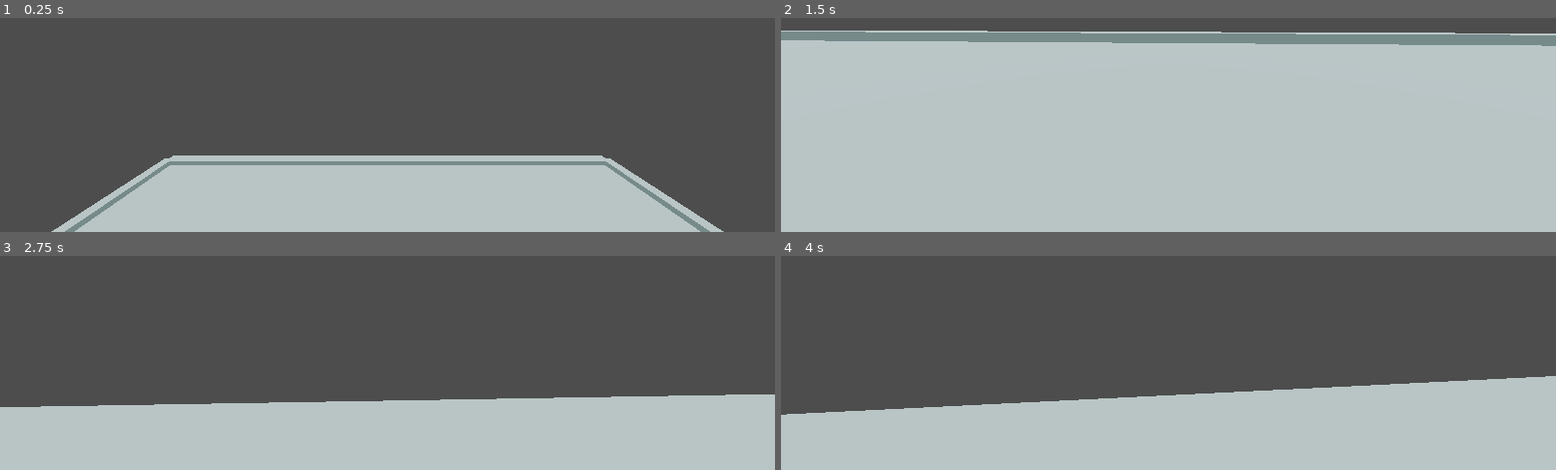
Above: before the commit, frames 1-4 (two rows, left to right).
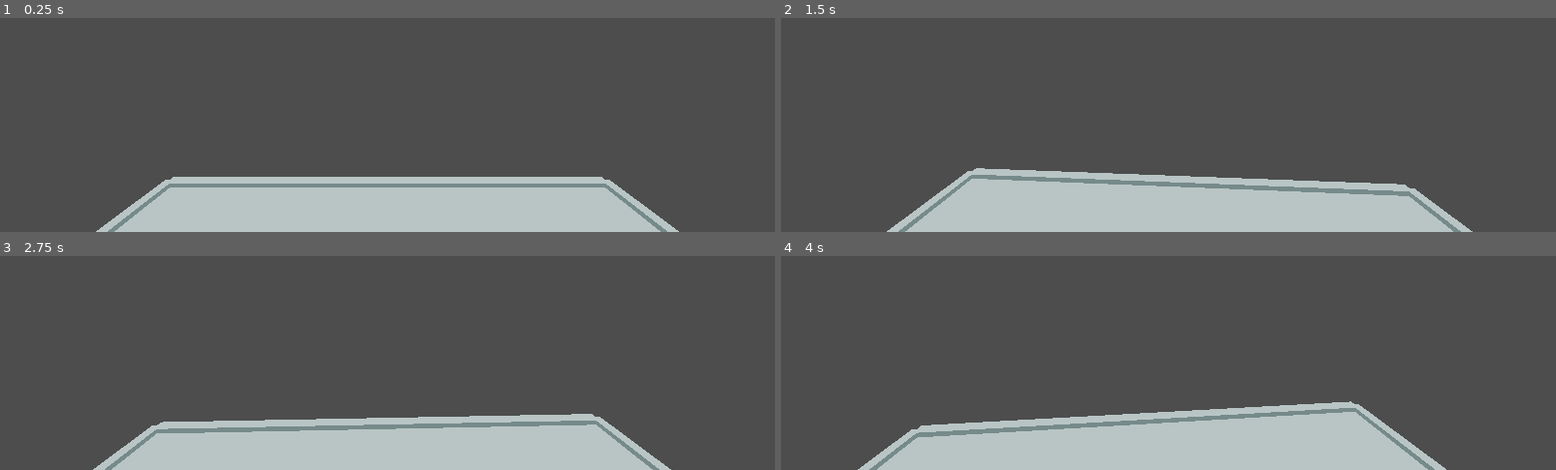
Above: after the commit, the same moments.

Repository: VoidAlone/Godot-FPS
Game: Godot game, scene res://Levels/level_1.tscn
The game is run twice, just before and just after one commit, with the same random seed, the same clock (stepped at 60 frames per second) and the same inputs.
Inputs (mouse positions are in pixels of both pictures, inside the frame that each line leads up to):
- Up to frame 1 (0.25 s): no input
- Up to frame 2 (1.5 s): move the mouse to (outside the picture) at 0.52 s; press the mouse at (outside the picture) at 0.53 s; hold W (move_forward) from 0.53 s (still down); move the mouse to (outside the picture) at 1.27 s; release the mouse at (outside the picture) at 1.28 s; click (outside the picture) at 1.35 s
- Up to frame 3 (2.75 s): keep holding W (move_forward); move the mouse to (outside the picture) at 2.02 s; press the mouse at (outside the picture) at 2.03 s
- Up to frame 4 (4 s): keep holding W (move_forward); tap Enter at 2.75 s; move the mouse to (1160, 260) at 2.77 s; release the mouse at (1160, 260) at 2.78 s; click (1160, 260) at 2.85 s; tap Space at 3.5 s; move the mouse to (1222, 258) at 3.52 s; press the mouse at (1222, 258) at 3.53 s

The runs differ from the first frame. In frame 1, 10% of the frame differs, in the area x 6-94%, y 64-100%; in frame 2, 78%, in the area x 0-100%, y 5-100%; in frame 3, 18%; in frame 4, 19%.
Error after the commit: Trying to return value of type "Nil" from a function whose return type is "Vector3". (res://Player/Movement/QuakeMove.gd:30)

Commit message:
moved some files and changed around state machine stuff

Diff:
--- a/Movement/IMove.gd
+++ b/Player/Movement/IMove.gd
@@ -4,6 +4,9 @@
 @export var gravity : float = 75.0
 
 var owning_player: CharacterBody3D
+enum MoveState {GROUND, AIR, SWIM, FLY}
+
+@export var current_state: MoveState = MoveState.GROUND
 
 func _init(owner = null):
 	owning_player = owner
@@ -12,10 +15,6 @@
 	if owning_player == null:
 		push_error("No owning player defined")
 
-#This is effectively our "move_and_slide"
-func move(delta: float):
-	pass
-
-func calc_velocity(delta: float) -> Vector3:
+func move(delta: float, basis: Basis) -> Vector3:
 	push_error('not implemented')
 	return Vector3.ZERO
--- a/Movement/QuakeMove.gd
+++ b/Player/Movement/QuakeMove.gd
@@ -1,10 +1,22 @@
 class_name QuakeMove extends IMove
 
-func move(delta: float):
-	owning_player.velocity = self.calc_velocity(delta)
-	owning_player.move_and_slide()
+func move(delta, basis) -> Vector3:
+	var velocity : Vector3
+	match self.current_state:
+		MoveState.GROUND:
+			velocity = self.ground_move(delta)
+		MoveState.AIR:
+			pass
+		MoveState.SWIM:
+			pass
+		MoveState.FLY:
+			pass
+		_:
+			pass
+	return velocity
 
-func calc_velocity(delta: float) -> Vector3:
+func ground_move(delta: float,) -> Vector3:
+	var velocity
 	var input_dir = Vector3(
 		Input.get_axis("move_left", "move_right"),
 		0,
@@ -15,14 +27,6 @@
 		input_dir.y = 0
 		input_dir = input_dir.normalized()
 
-	var velocity = input_dir * speed
-	velocity.y = owning_player.velocity.y
-
-	if not owning_player.is_on_floor():
-		velocity.y -= gravity * delta
-	else:
-		velocity.y = 0
-
 	return velocity
 
 func accel():
--- a/Movement/StandardMove.gd
+++ b/Player/Movement/StandardMove.gd
@@ -1,6 +1,9 @@
 class_name StandardMove extends IMove
 
-func move(delta: float):
+var player_basis : Basis
+
+func move(delta: float, basis):
+	player_basis = basis
 	owning_player.velocity = self.calc_velocity(delta)
 	owning_player.move_and_slide()
 
@@ -11,7 +14,7 @@
 		Input.get_axis("move_forward", "move_back"))
 
 	if input_dir != Vector3.ZERO:
-		input_dir = owning_player.global_transform.basis * input_dir
+		input_dir = player_basis * input_dir
 		input_dir.y = 0
 		input_dir = input_dir.normalized()
 
--- a/Player/player.gd
+++ b/Player/player.gd
@@ -6,9 +6,10 @@
 func _ready() -> void:
 	if move_strat == null:
 		move_strat = QuakeMove.new(self)
-	if move_strat.owning_player == null:
-		move_strat.owning_player = self
 
 func _physics_process(delta: float) -> void:
-	if move_strat:
-		move_strat.move(delta)
+	velocity = move_strat.move(delta, self.global_transform.basis)
+	custom_move_and_slide()
+
+func custom_move_and_slide():
+	pass
Renamed: Movement/IMove.gd.uid -> Player/Movement/IMove.gd.uid
Renamed: Movement/QuakeMove.gd.uid -> Player/Movement/QuakeMove.gd.uid
Renamed: Movement/StandardMove.gd.uid -> Player/Movement/StandardMove.gd.uid
